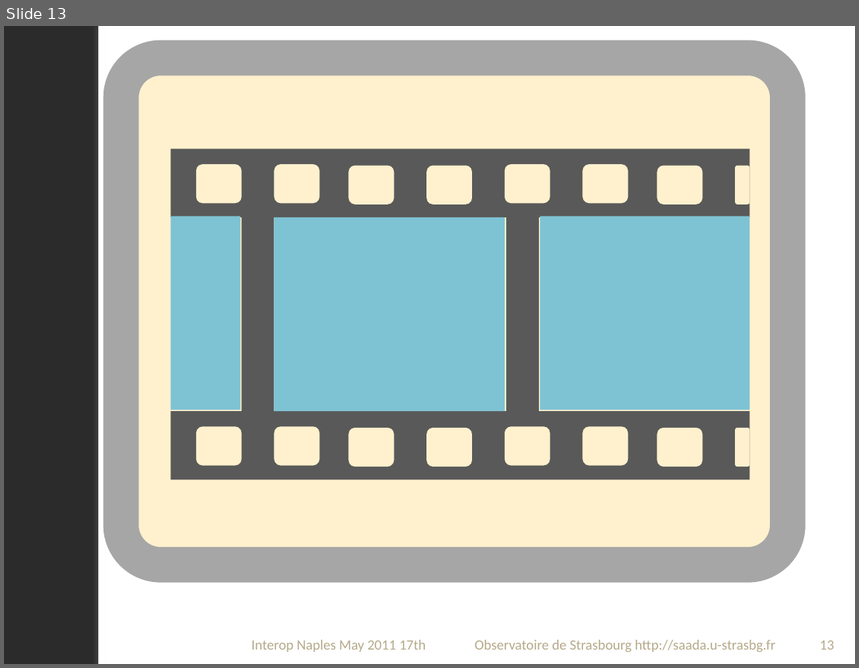
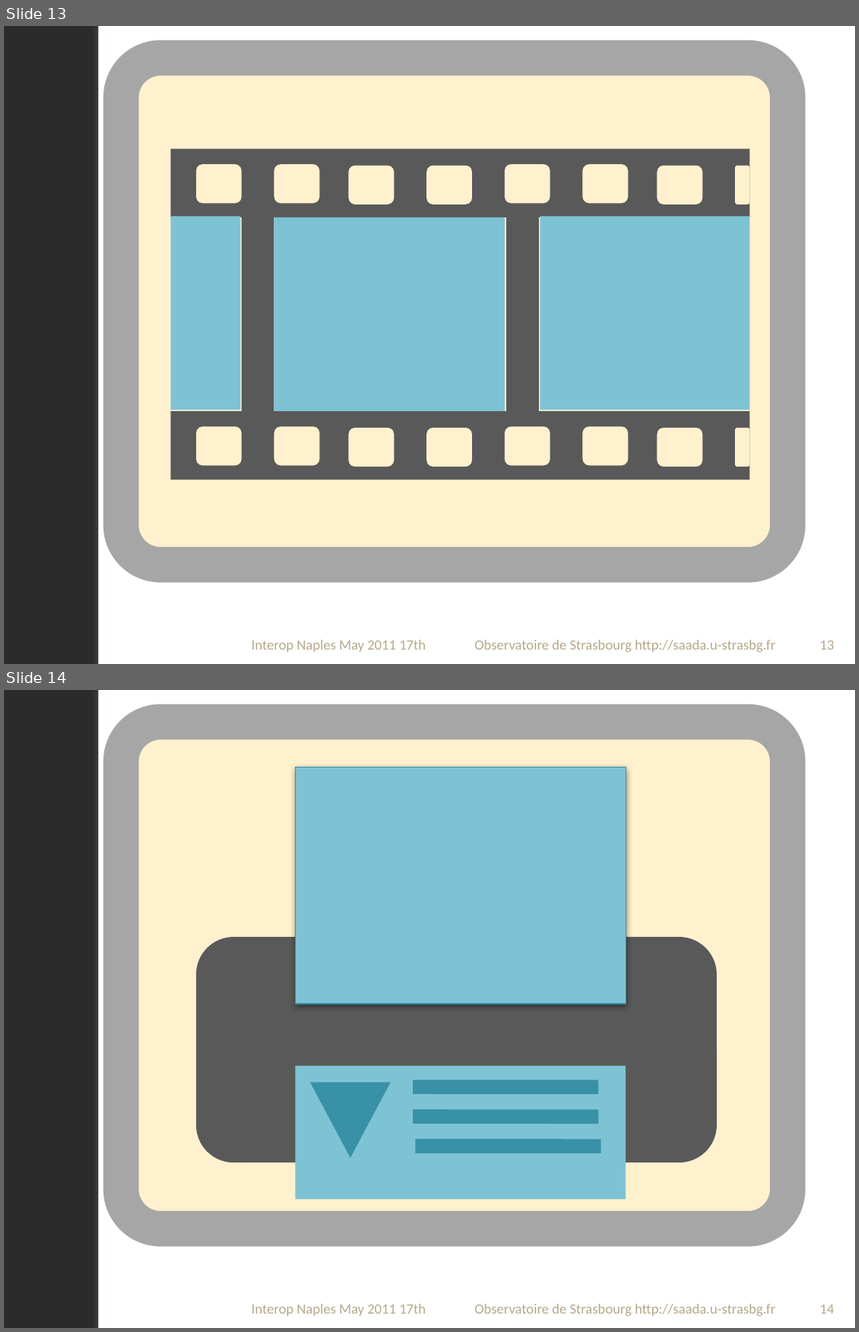
Before and after one commit to lmichel/saada, a slide deck: saadasvn/graphicalstuff/IconSource.pptx. Shown one above the other, each under a label of ours: slide 13 before the commit, slides 13 and 14 after it. The pictures are 859x668 and 859x1332 pixels, drawn with LibreOffice and Linux fonts; fonts in the diff are those of the drawing; background and template pictures are left out; a plain dark background stands for a picture behind light text. Boxes give left, top, right and bottom in pixels: in the first picture for what was removed or moved away, otherwise in the second. Text is boxed around its words. In the diff, an @@ line names an element or a change of style, - is before the commit and + after.

```diff
--- a/saadasvn/graphicalstuff/IconSource.pptx
+++ b/saadasvn/graphicalstuff/IconSource.pptx
@@ slide 14 added at [4,690,855,1328], background picture (left out); not listed: 2 template elements that a slide beside it also shows @@
@@ group added at [122,723,788,1230]: 3 lines, 2 rounded rectangles, 2 rectangles, 1 triangle @@
@@ text added at [252,1304,426,1316], 12 pt, text #B6A98A @@
+Interop Naples May 2011 17th
@@ text added at [474,1304,775,1316], 12 pt, text #B6A98A @@
+Observatoire de Strasbourg http://saada.u-strasbg.fr
@@ page number added at [820,1305,835,1314], 12 pt, text #B6A98A @@
+14
```
